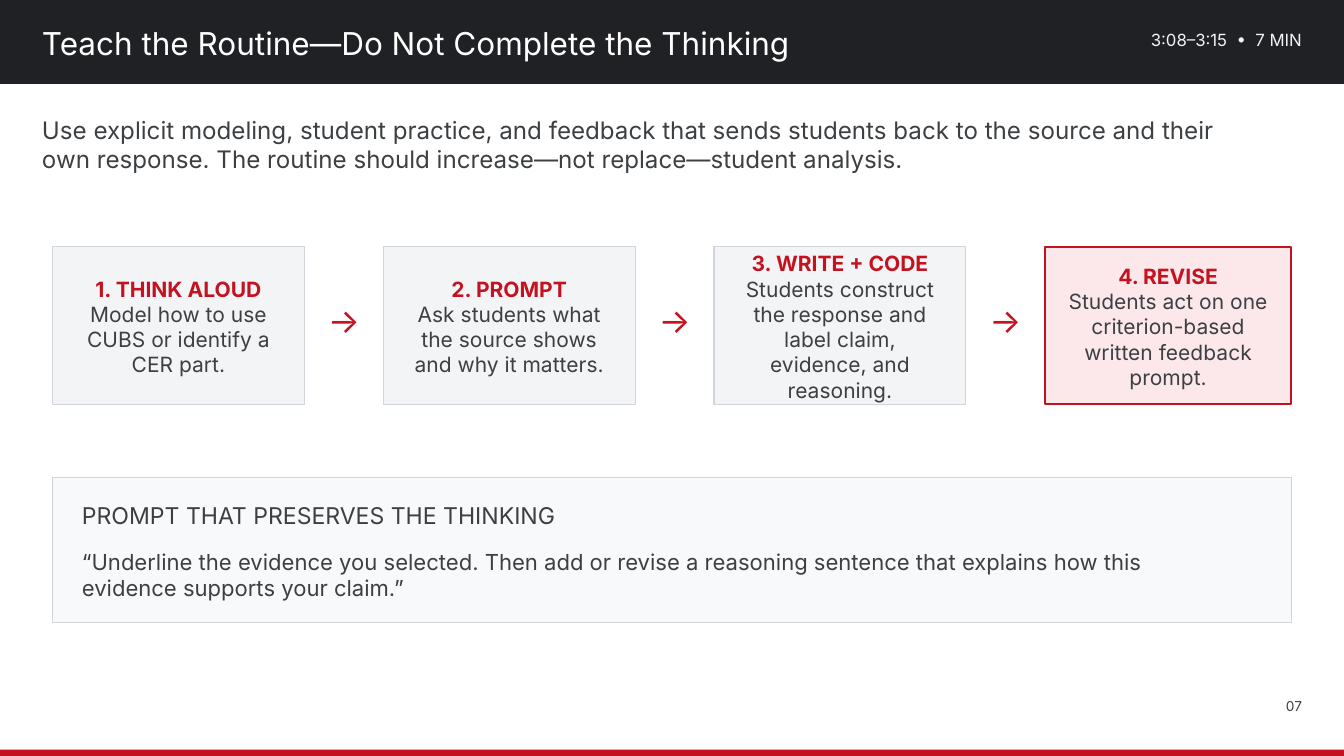
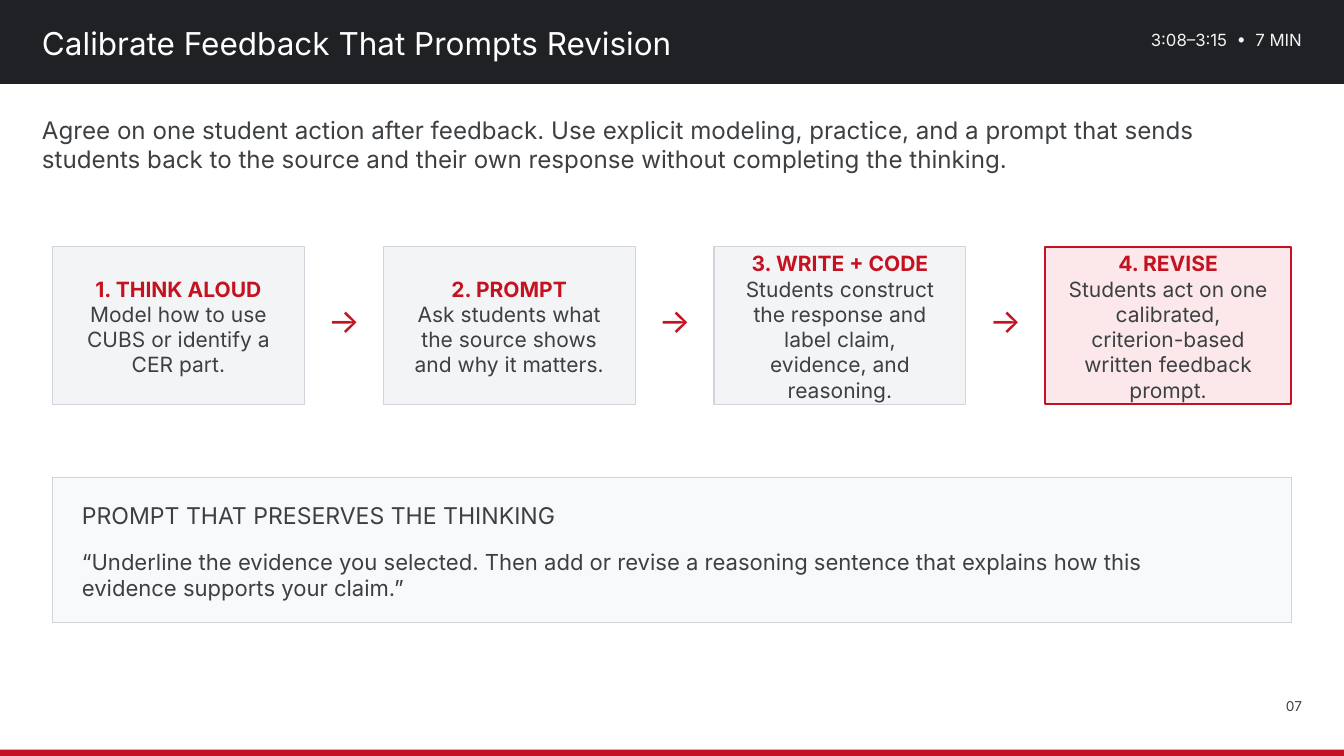
Before and after one commit to nbhs-science/nbhs-science, a slide deck: slide 7 of assets/plc/2026-10-28_Science_Department_PD_Strengthening_Science_Literacy.pptx. Drawn at 1344x756 pixels with LibreOffice and Linux fonts; fonts in the diff are those of the drawing. Boxes give left, top, right and bottom in pixels: in the first picture for what was removed or moved away, otherwise in the second. Text is boxed around its words. In the diff, an @@ line names an element or a change of style, - is before the commit and + after.

Commit message:
Update Oct. 28 PD title and materials
Uses the official title “Strengthening Science Literacy: Calibrating Writing Benchmarks, Feedback, and Revision,” with CUBS + CER as the strategy focus.

```diff
--- a/assets/plc/2026-10-28_Science_Department_PD_Strengthening_Science_Literacy.pptx
+++ b/assets/plc/2026-10-28_Science_Department_PD_Strengthening_Science_Literacy.pptx
@@ text at box(42, 31, 672, 62): text changed @@
-Teach the Routine—Do Not Complete the Thinking
+Calibrate Feedback That Prompts Revision
@@ text at box(42, 120, 1194, 173): text changed @@
-Use explicit modeling, student practice, and feedback that sends students back to the source and their own response. The routine should increase—not replace—student analysis.
+Agree on one student action after feedback. Use explicit modeling, practice, and a prompt that sends students back to the source and their own response without completing the thinking.
@@ text at box(1069, 281, 1267, 403): text changed @@
-Students act on one criterion-based written feedback prompt.
+Students act on one calibrated, criterion-based written feedback prompt.
```
Also in this commit, not shown: 5 other slides changed, 1 other file.
